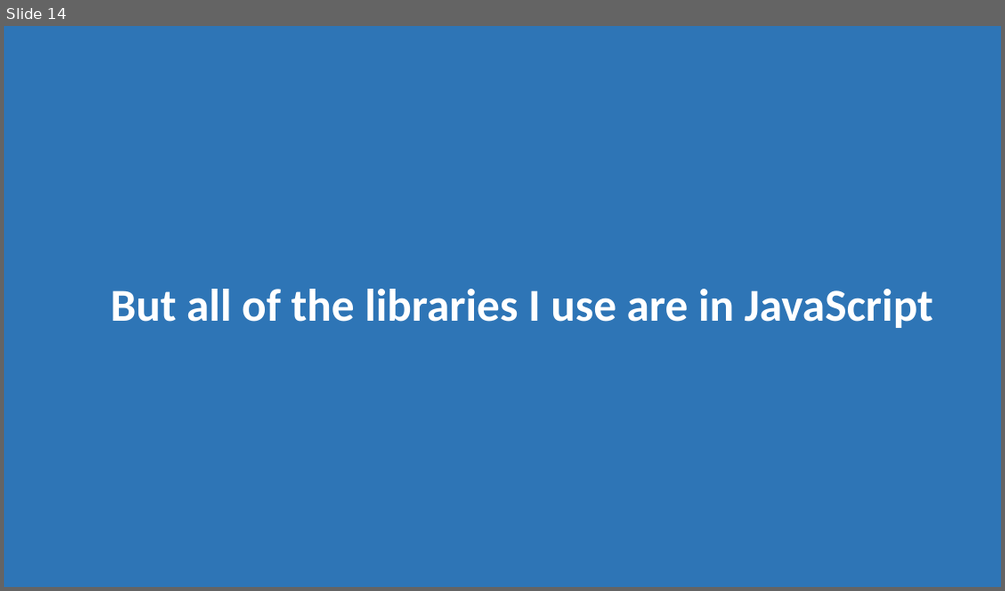
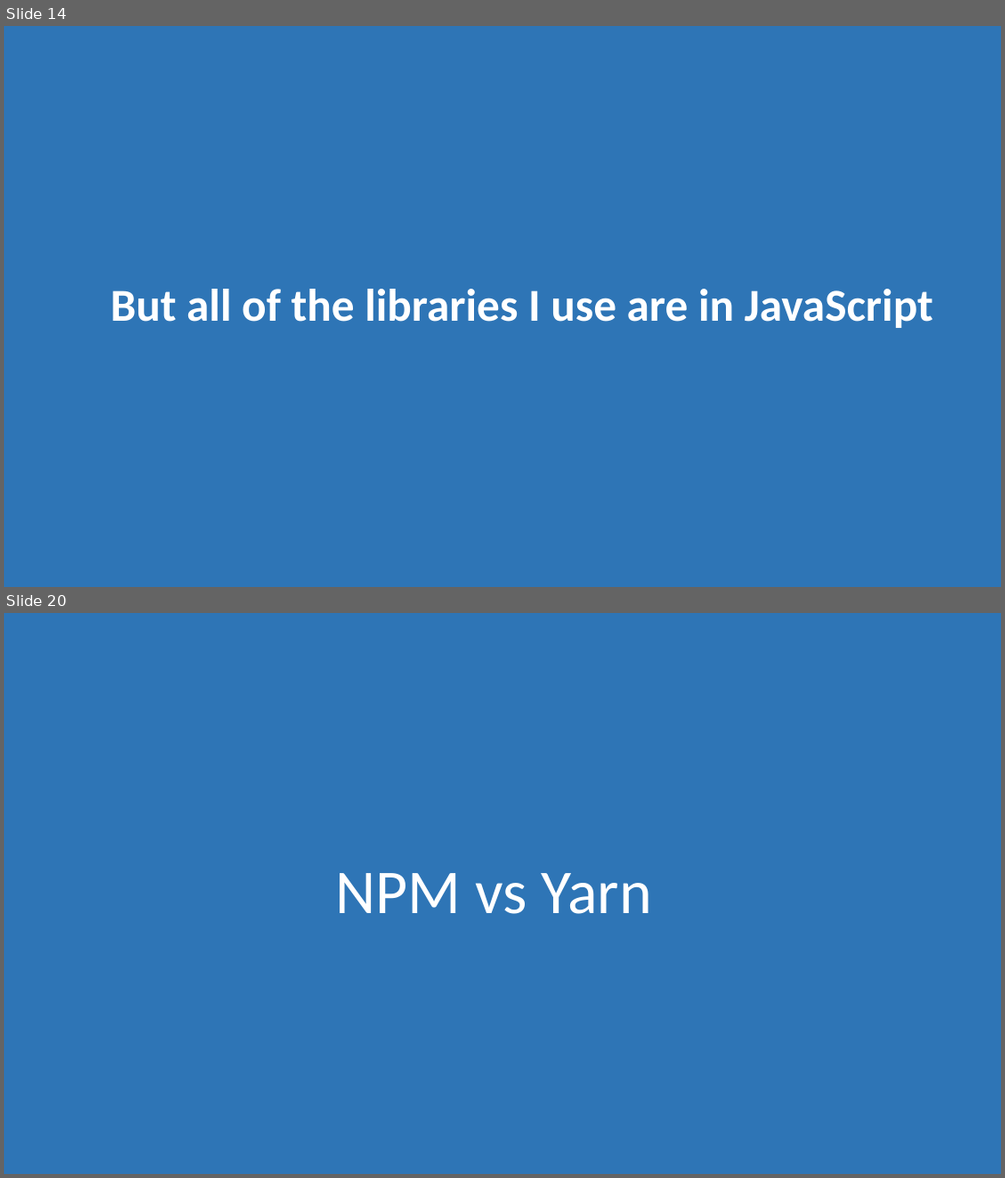
Before and after one commit to morkkis/PWD, a slide deck: presentations/Practical Web Dev.pptx. Shown one above the other, each under a label of ours: slide 14 before the commit, slides 14 and 20 after it; the slides between them are not shown. The pictures are 1005x591 and 1005x1178 pixels, drawn with LibreOffice and Linux fonts; fonts in the diff are those of the drawing. Boxes give left, top, right and bottom in pixels: in the first picture for what was removed or moved away, otherwise in the second. Text is boxed around its words. In the diff, an @@ line names an element or a change of style, - is before the commit and + after.

```diff
--- a/presentations/Practical Web Dev.pptx
+++ b/presentations/Practical Web Dev.pptx
@@ slide 20 added at [4, 613, 1001, 1174], background #FFFFFF @@
@@ rectangle added at [4, 613, 1001, 1174], fill #2E75B6 @@
@@ title added at [335, 873, 652, 914], 60 pt, text #FFFFFF @@
+NPM vs Yarn
```
Also in this commit, not shown: 1 slide changed, 7 other slides added, 3 other files.
